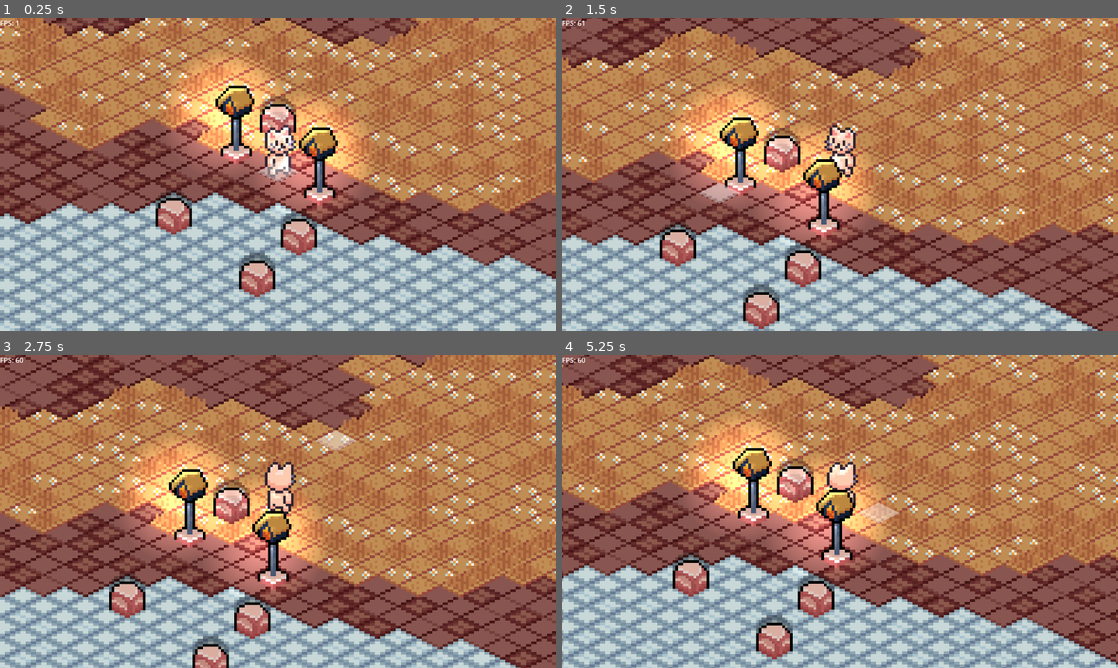
Above: before the commit, frames 1-4 (two rows, left to right).
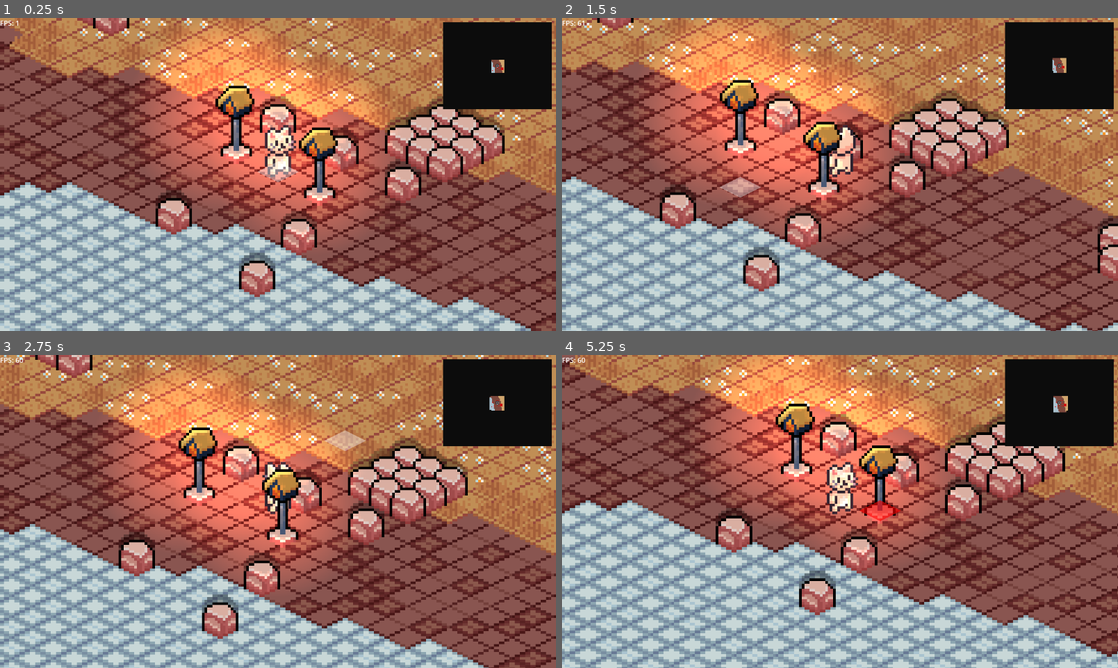
Above: after the commit, the same moments.

Repository: tovuanhai/isocore_recreate
Game: Godot game, scene res://Scenes/World.tscn
Two runs of this game, one before a commit and one after it. Both use one fixed random seed, a clock stepped at 60 frames per second and the inputs below.
Inputs (mouse positions are in pixels of both pictures, inside the frame that each line leads up to):
- Up to frame 1 (0.25 s): no input
- Up to frame 2 (1.5 s): move the mouse to (962, 158) at 0.52 s; click (962, 158) at 0.67 s; move the mouse to (728, 190) at 1.27 s; click (728, 190) at 1.42 s
- Up to frame 3 (2.75 s): move the mouse to (333, 442) at 2.02 s; click (333, 442) at 2.17 s
- Up to frame 4 (5.25 s): move the mouse to (812, 574) at 2.77 s; click (812, 574) at 2.92 s; move the mouse to (1006, 558) at 3.52 s; click (1006, 558) at 3.67 s; move the mouse to (673, 464) at 4.27 s; click (673, 464) at 4.42 s; move the mouse to (867, 511) at 5.02 s; click (867, 511) at 5.17 s

The runs differ from the first frame. In frame 1, 44% of the frame differs, in the area x 0-100%, y 0-100%; in frame 2, 77%; in frame 3, 79%; in frame 4, 78%.

Commit message:
Rock Generate

Diff:
--- a/Scenes/LightBulb.tscn
+++ b/Scenes/LightBulb.tscn
@@ -36,5 +36,6 @@
 
 [node name="PointLight2D" type="PointLight2D" parent="."]
 position = Vector2(-4, -14)
+color = Color(0.999997, 0.554601, 0.343276, 1)
 texture = ExtResource("2_4nws8")
-texture_scale = 0.1
+texture_scale = 0.15
--- a/Scenes/Player.tscn
+++ b/Scenes/Player.tscn
@@ -184,6 +184,7 @@
 }
 
 [node name="Player" type="CharacterBody2D"]
+visibility_layer = 2
 z_index = 2
 motion_mode = 1
 script = ExtResource("1_kyqiw")
@@ -232,4 +233,6 @@
 script = ExtResource("7_bhhdu")
 
 [node name="Camera2D" type="Camera2D" parent="."]
+light_mask = 0
+visibility_layer = 3
 zoom = Vector2(6, 6)
--- /dev/null
+++ b/Scenes/UI.tscn
@@ -0,0 +1,52 @@
+[gd_scene load_steps=5 format=3 uid="uid://dm2gsuvv6qynt"]
+
+[ext_resource type="Script" uid="uid://btobmcagan3m3" path="res://Scripts/canvas_layer.gd" id="1_nxvpl"]
+[ext_resource type="Texture2D" uid="uid://j7bga73sx0qt" path="res://Assets/UI/Micro Icon Pack/Sprite Sheet (10x10).png" id="2_dewlx"]
+[ext_resource type="Script" uid="uid://b5p60wrlkrqb3" path="res://Scripts/minimap.gd" id="2_hfhsn"]
+
+[sub_resource type="AtlasTexture" id="AtlasTexture_dewlx"]
+atlas = ExtResource("2_dewlx")
+region = Rect2(0, 60, 12, 12)
+
+[node name="CanvasLayer" type="CanvasLayer"]
+
+[node name="FPSCounter" type="Label" parent="."]
+offset_right = 40.0
+offset_bottom = 23.0
+script = ExtResource("1_nxvpl")
+
+[node name="MarginContainer" type="MarginContainer" parent="."]
+clip_contents = true
+custom_minimum_size = Vector2(250, 200)
+anchors_preset = 1
+anchor_left = 1.0
+anchor_right = 1.0
+offset_left = -270.0
+offset_bottom = 220.0
+grow_horizontal = 0
+theme_override_constants/margin_left = 10
+theme_override_constants/margin_top = 10
+theme_override_constants/margin_right = 10
+theme_override_constants/margin_bottom = 10
+
+[node name="Minimap" type="ColorRect" parent="MarginContainer"]
+clip_contents = true
+custom_minimum_size = Vector2(250, 200)
+layout_mode = 2
+color = Color(0.101961, 0.101961, 0.101961, 0.501961)
+script = ExtResource("2_hfhsn")
+
+[node name="PlayerIcon" type="TextureRect" parent="MarginContainer/Minimap"]
+layout_mode = 1
+anchors_preset = 8
+anchor_left = 0.5
+anchor_top = 0.5
+anchor_right = 0.5
+anchor_bottom = 0.5
+offset_left = -6.0
+offset_top = -6.0
+offset_right = 6.0
+offset_bottom = 6.0
+grow_horizontal = 2
+grow_vertical = 2
+texture = SubResource("AtlasTexture_dewlx")
--- a/Scenes/World.tscn
+++ b/Scenes/World.tscn
@@ -3,7 +3,7 @@
 [ext_resource type="TileSet" uid="uid://0u8hh8mx7hqj" path="res://Scenes/World.tres" id="1_5cjrv"]
 [ext_resource type="Script" uid="uid://dhqx1aw1r1gr5" path="res://Scripts/tile_map.gd" id="1_p70al"]
 [ext_resource type="PackedScene" uid="uid://dw82ffshcw0we" path="res://Scenes/Player.tscn" id="3_5nsto"]
-[ext_resource type="Script" uid="uid://btobmcagan3m3" path="res://Scripts/canvas_layer.gd" id="5_p70al"]
+[ext_resource type="PackedScene" uid="uid://dm2gsuvv6qynt" path="res://Scenes/UI.tscn" id="4_gjpho"]
 
 [node name="Root" type="Node2D"]
 y_sort_enabled = true
@@ -25,9 +25,4 @@
 [node name="Player" parent="." instance=ExtResource("3_5nsto")]
 position = Vector2(-16, -7)
 
-[node name="CanvasLayer" type="CanvasLayer" parent="."]
-
-[node name="FPSCounter" type="Label" parent="CanvasLayer"]
-offset_right = 40.0
-offset_bottom = 23.0
-script = ExtResource("5_p70al")
+[node name="CanvasLayer" parent="." instance=ExtResource("4_gjpho")]
--- /dev/null
+++ b/Scripts/minimap.gd
@@ -0,0 +1,82 @@
+extends ColorRect
+
+@onready var tile_map: Node2D = $"/root/Root/TileMap"
+@onready var player: CharacterBody2D = $"/root/Root/Player"
+
+@export var map_scale: float = 2.0 # Giữ nguyên scale mượt hôm trước ông chỉnh
+
+# ==========================================================
+# 🌫️ HỆ THỐNG SƯƠNG MÙ BẢN ĐỒ (FOG OF WAR)
+# ==========================================================
+var discovered_cells: Dictionary = {} # Nơi lưu những ô gạch Player đã mở khóa
+@export var vision_radius: int = 7    # Bán kính soi sáng của Player (ví dụ: tầm nhìn đuốc là 7 ô)
+
+var tile_colors = {
+	"grass": Color("#d1a66e"),  # Màu cỏ úa
+	"sand":  Color("#a9c1ce"),  # Màu cát xám
+	"dirt":  Color("#7b473c"),  # Màu đất nâu đỏ
+	"stone": Color("#cc1111"),  # Màu đỏ vật cản
+	"unknown": Color(0, 0, 0, 0)
+}
+
+func _ready() -> void:
+	# Ép nền ColorRect thành màu đen đặc bí ẩn của Core Keeper
+	color = Color("#0c0c0c")
+	queue_redraw()
+
+func _process(_delta: float) -> void:
+	if not player or not tile_map: return
+
+	# 1. THUẬT TOÁN MỞ KHÓA SƯƠNG MÙ
+	var player_cell = tile_map.layer0.local_to_map(tile_map.layer0.to_local(player.global_position))
+
+	# Quét một vùng hình vuông (hoặc tròn) xung quanh chân con mèo để kích hoạt "đã khám phá"
+	for x in range(-vision_radius, vision_radius + 1):
+		for y in range(-vision_radius, vision_radius + 1):
+			var target_cell = player_cell + Vector2i(x, y)
+
+			# Nếu ô này chưa có trong danh sách đã đi qua -> Ghi nhớ lại ngay!
+			if not discovered_cells.has(target_cell):
+				discovered_cells[target_cell] = true
+
+	# 2. CẬP NHẬT VẼ LẠI UI LÊN MÀN HÌNH
+	queue_redraw()
+
+func _draw() -> void:
+	if not player or not tile_map: return
+
+	var player_cell = tile_map.layer0.local_to_map(tile_map.layer0.to_local(player.global_position))
+	var center_offset = size / 2.0
+
+	# Tính toán số ô gạch nằm vừa khít trong khung UI của ông
+	var max_cells_x = int((size.x / map_scale) / 2) + 1
+	var max_cells_y = int((size.y / map_scale) / 2) + 1
+
+	for x in range(-max_cells_x, max_cells_x):
+		for y in range(-max_cells_y, max_cells_y):
+			var current_cell = player_cell + Vector2i(x, y)
+
+			# KHÓA CHÍ CHÚ: Chỉ vẽ ô gạch lên Minimap nếu ô đó NẰM TRONG vùng đã khám phá!
+			if discovered_cells.has(current_cell):
+				var color_to_draw = get_tile_color_at(current_cell)
+				if color_to_draw.a == 0: continue
+
+				var pixel_pos = center_offset + Vector2(x, y) * map_scale
+				draw_rect(Rect2(pixel_pos, Vector2(map_scale, map_scale)), color_to_draw)
+			# Nếu chưa đi qua -> Bỏ trống hoàn toàn để lộ ra cái nền đen đặc của ColorRect
+
+func get_tile_color_at(cell: Vector2i) -> Color:
+	if tile_map.layer1.get_cell_source_id(cell) != -1:
+		return tile_colors["stone"]
+
+	var source_id = tile_map.layer0.get_cell_source_id(cell)
+	if source_id == -1:
+		return tile_colors["unknown"]
+
+	var atlas_coords = tile_map.layer0.get_cell_atlas_coords(cell)
+
+	for biome_name in tile_map.biomes.keys():
+		if atlas_coords in tile_map.biomes[biome_name]:
+			return tile_colors[biome_name]
+
+	return tile_colors["unknown"]
--- /dev/null
+++ b/Scripts/minimap_camera.gd
@@ -0,0 +1,19 @@
+extends Camera2D
+
+@onready var player: CharacterBody2D = $"/root/Root/Player"
+
+func _ready() -> void:
+	var viewport = get_parent() as SubViewport
+	await get_tree().process_frame # Chờ một frame để map load xong
+
+	if viewport:
+		# 1. Ép Camera phụ dùng chung bản đồ với game chính
+		viewport.world_2d = get_tree().root.get_viewport().world_2d
+
+		# 2. THẦN CHÚ ĐÂY RỒI: Bảo cái Viewport này CẤM HIỂN THỊ những gì thuộc Layer 2!
+		# Số 1 có nghĩa là nó CHỈ vẽ những node thuộc Visibility Layer 1 (Đất, đá) và bỏ qua Layer 2 (Mèo)
+		RenderingServer.viewport_set_canvas_cull_mask(viewport.get_viewport_rid(), 1)
+
+func _process(_delta: float) -> void:
+	if player:
+		global_position = player.global_position
--- a/Scripts/tile_map.gd
+++ b/Scripts/tile_map.gd
@@ -8,7 +8,7 @@
 @export var render_distance: int = 2
 
 # ==========================================================
-# 🌍 BỘ TỪ ĐIỂN BIOME (GIỮ NGUYÊN VARIATION CỦA ÔNG)
+# 🌍 BỘ TỪ ĐIỂN ĐẤT NỀN (LAYER 0)
 # ==========================================================
 var biomes = {
 	"grass": [Vector2i(2, 3), Vector2i(2, 0), Vector2i(3, 0)],
@@ -16,8 +16,23 @@
 	"dirt":  [Vector2i(5, 0), Vector2i(5, 3), Vector2i(9, 0)]
 }
 
+# ==========================================================
+# 🪨 CẤU HÌNH ĐỘ DÀY CỦA MỎ ĐÁ THEO CỤM
+# Ngưỡng càng thấp -> Cụm đá xuất hiện càng nhiều và càng to rộng.
+# Mặc định tớ để 0.42 cho bãi cỏ để ông đi vài bước là va phải mỏ đá ngay!
+# ==========================================================
+var rock_cluster_thresholds = {
+	"grass": 0.42,  # Ngưỡng mọc cụm trên cỏ (0.42 = Cụm vừa phải, dễ gặp)
+	"dirt":  0.38,  # Ngưỡng mọc cụm trên đất (0.38 = Thấp hơn cỏ -> mỏ đá to và dày hơn)
+	"sand":  0.55   # Ngưỡng mọc cụm trên cát (0.55 = Rất cao -> hiếm khi có cụm đá)
+}
+
+var auto_rock_source_id: int = -1
+var auto_rock_alternative_id: int = -1
+
 var hover_effect: Polygon2D
 var biome_noise: FastNoiseLite
+var rock_noise: FastNoiseLite # 🌫️ LỚP NHIỄU CHUYÊN BIỆT TẠO CỤM ĐÁ
 
 var loaded_chunks: Dictionary = {}
 var chunk_data: Dictionary = {}
@@ -32,11 +47,17 @@
 	layer0.y_sort_origin = 4
 	layer1.y_sort_origin = 4
 
+	# 1. Cấu hình lớp nhiễu cho Quần xã (Biomes)
 	biome_noise = FastNoiseLite.new()
 	biome_noise.seed = randi()
-	# Mẹo: Giảm frequency xuống một chút (0.01) để các mảng Biome rộng lớn và rõ ràng hơn
-	biome_noise.frequency = 0.025
-
+	biome_noise.frequency = 0.01
+
+	# 2. Cấu hình lớp nhiễu cho Đá Cụm (Rock Clusters)
+	rock_noise = FastNoiseLite.new()
+	rock_noise.seed = randi() + 1234 # Khác seed với biome để bãi đá mọc ngẫu nhiên tự do
+	rock_noise.frequency = 0.08      # Tần số cao giúp tạo ra các mạch mỏ đá nhỏ gom lại một vùng độc lập
+
+	auto_detect_rock_ids()
 	backup_editor_objects()
 
 	layer0.clear()
@@ -45,16 +66,27 @@
 
 	if player:
 		handle_world_generation()
+
+func auto_detect_rock_ids() -> void:
+	var tileset = layer1.tile_set
+	if not tileset: return
+	for i in tileset.get_source_count():
+		var source_id = tileset.get_source_id(i)
+		var source = tileset.get_source(source_id)
+		if source is TileSetScenesCollectionSource:
+			if source.get_scene_tiles_count() > 0:
+				auto_rock_source_id = source_id
+				auto_rock_alternative_id = source.get_scene_tile_id(0)
+				print("✅ [HỆ THỐNG]: Máy cụm đã khóa mục tiêu Đá! ID: ", auto_rock_source_id)
+				return
 
 func backup_editor_objects() -> void:
 	for cell in layer1.get_used_cells():
 		var cx = floor(float(cell.x) / chunk_size)
 		var cy = floor(float(cell.y) / chunk_size)
 		var chunk_pos = Vector2i(cx, cy)
-
 		if not chunk_data.has(chunk_pos):
 			chunk_data[chunk_pos] = {}
-
 		chunk_data[chunk_pos][cell] = {
 			"id": layer1.get_cell_source_id(cell),
 			"coords": layer1.get_cell_atlas_coords(cell),
@@ -65,18 +97,13 @@
 	handle_world_generation()
 	handle_hover_effect()
 
-# ==========================================================
-# BỘ MÁY OPEN WORLD CHUNK SYSTEM (ASYNC)
-# ==========================================================
 func handle_world_generation() -> void:
 	if not player or is_generating: return
-
 	var player_cell = layer0.local_to_map(layer0.to_local(player.global_position))
 	var player_chunk = Vector2i(
 		floor(float(player_cell.x) / chunk_size),
 		floor(float(player_cell.y) / chunk_size)
 	)
-
 	if player_chunk != current_chunk:
 		current_chunk = player_chunk
 		update_chunks_async(current_chunk)
@@ -84,40 +111,31 @@
 func update_chunks_async(center: Vector2i) -> void:
 	is_generating = true
 	var chunks_needed: Dictionary = {}
-
 	for x in range(-render_distance, render_distance + 1):
 		for y in range(-render_distance, render_distance + 1):
 			chunks_needed[center + Vector2i(x, y)] = true
-
 	var chunks_to_remove: Array = []
 	for loaded_pos in loaded_chunks.keys():
 		if not chunks_needed.has(loaded_pos):
 			unload_chunk(loaded_pos)
 			chunks_to_remove.append(loaded_pos)
 			await get_tree().process_frame
-
-	for pos in chunks_to_remove:
-		loaded_chunks.erase(pos)
-
+	for pos in chunks_to_remove: loaded_chunks.erase(pos)
 	for chunk_pos in chunks_needed.keys():
 		if not loaded_chunks.has(chunk_pos):
 			generate_chunk(chunk_pos)
 			await get_tree().process_frame
-
 	MovementUtils.update_grid(layer0, layer1)
 	is_generating = false
 
 # ==========================================================
-# 🧠 THUẬT TOÁN SINH BIOME CHUYỂN TIẾP TUYẾN TÍNH
+# 🧠 THUẬT TOÁN TẠO CỤM ĐÁ MẢNH (CLUSTER GENERATION)
 # ==========================================================
 func generate_chunk(chunk_pos: Vector2i) -> void:
 	loaded_chunks[chunk_pos] = true
-
 	var start_x = chunk_pos.x * chunk_size
 	var start_y = chunk_pos.y * chunk_size
-
-	var has_saved_data = chunk_data.has(chunk_pos)
-	var saved_layer1 = chunk_data.get(chunk_pos, {})
+	var chunk_cells_saved = chunk_data.get(chunk_pos, {})
 
 	for x in range(chunk_size):
 		for y in range(chunk_size):
@@ -125,88 +143,75 @@
 			var global_y = start_y + y
 			var cell = Vector2i(global_x, global_y)
 
-			# 1. PHÂN LỚP TUYẾN TÍNH: Ép nối chuỗi Cát -> Đất -> Cỏ
+			# 1. SINH BIOME NỀN
 			var b_val = biome_noise.get_noise_2d(global_x, global_y)
 			var biome_name = "grass"
-
-			if b_val < -0.15:
-				biome_name = "sand"  # Vùng thấp nhất (ví dụ bãi biển/vực cát)
-			elif b_val < 0.15:
-				biome_name = "dirt"  # Vùng trung gian (Đất luôn kẹp giữa Cát và Cỏ)
-			else:
-				biome_name = "grass" # Vùng cao/sâu trong đất liền (Cỏ xanh)
-
-			# 2. CHỌN VARIANT (Giữ nguyên thuật toán chống kẻ sọc dọc của ông)
+			if b_val < -0.15: biome_name = "sand"
+			elif b_val < 0.15: biome_name = "dirt"
+			else: biome_name = "grass"
+
 			var tile_options = biomes[biome_name]
 			var dot_product = (global_x * 12.9898) + (global_y * 78.233) + biome_noise.seed
 			var pseudo_rand = abs(sin(dot_product) * 43758.5453)
 			var fraction = pseudo_rand - floor(pseudo_rand)
 
-			var random_index = int(fraction * tile_options.size())
-			var chosen_tile_coords = tile_options[random_index]
-
-			var ground_source_id = 0
-			layer0.set_cell(cell, ground_source_id, chosen_tile_coords)
-
-			if has_saved_data and saved_layer1.has(cell):
-				var data = saved_layer1[cell]
-				layer1.set_cell(cell, data["id"], data["coords"], data.get("alt", 0))
+			layer0.set_cell(cell, 0, tile_options[int(fraction * tile_options.size())])
+
+			# 2. BỘ LỌC ĐÁ THEO MẠCH CỤM
+			if chunk_cells_saved.has(cell):
+				var data = chunk_cells_saved[cell]
+				if data["id"] != -1:
+					layer1.set_cell(cell, data["id"], data["coords"], data["alt"])
+			else:
+				if auto_rock_source_id != -1:
+					# Lấy giá trị nhiễu cụm tại ô gạch này (-1.0 đến 1.0)
+					var r_noise_val = rock_noise.get_noise_2d(global_x, global_y)
+					var threshold = rock_cluster_thresholds.get(biome_name, 0.5)
+
+					# Nếu vượt ngưỡng -> Ô này nằm trong "Mạch khoáng"
+					if r_noise_val > threshold:
+						# Thêm một bước băm nhiễu rìa (Edge Noise) để mỏ đá có ô trống xen kẽ tự nhiên
+						var edge_dot = (global_x * 45.13) + (global_y * 91.27) + rock_noise.seed
+						var edge_rand = abs(sin(edge_dot) * 43758.5453) - floor(abs(sin(edge_dot) * 43758.5453))
+
+						# Tỷ lệ giữ lại đá trong cụm là 85%, tạo ra vài khoảng hở nhỏ đi lại giữa mỏ đá
+						if edge_rand < 0.85:
+							layer1.set_cell(cell, auto_rock_source_id, Vector2i(0, 0), auto_rock_alternative_id)
 
 func unload_chunk(chunk_pos: Vector2i) -> void:
 	var start_x = chunk_pos.x * chunk_size
 	var start_y = chunk_pos.y * chunk_size
-
-	var current_layer1_data = {}
-
+	var current_layer1_data = chunk_data.get(chunk_pos, {})
 	for x in range(chunk_size):
 		for y in range(chunk_size):
 			var global_x = start_x + x
 			var global_y = start_y + y
 			var cell = Vector2i(global_x, global_y)
-
-			var source_id = layer1.get_cell_source_id(cell)
-			if source_id != -1:
-				current_layer1_data[cell] = {
-					"id": source_id,
-					"coords": layer1.get_cell_atlas_coords(cell),
-					"alt": layer1.get_cell_alternative_tile(cell)
-				}
-
+			current_layer1_data[cell] = {
+				"id": layer1.get_cell_source_id(cell),
+				"coords": layer1.get_cell_atlas_coords(cell),
+				"alt": layer1.get_cell_alternative_tile(cell)
+			}
 			layer0.set_cell(cell, -1)
 			layer1.set_cell(cell, -1)
-
-	if current_layer1_data.size() > 0:
-		chunk_data[chunk_pos] = current_layer1_data
-	elif chunk_data.has(chunk_pos):
-		chunk_data.erase(chunk_pos)
-
-# ==========================================================
-# HỆ THỐNG HOVER
+	chunk_data[chunk_pos] = current_layer1_data
+
+# ==========================================================
+# HỆ THỐNG HOVER CHUỘT
 # ==========================================================
 func setup_hover_polygon() -> void:
 	hover_effect = Polygon2D.new()
-	hover_effect.polygon = PackedVector2Array([
-		Vector2(0, -4), Vector2(8, 0), Vector2(0, 4), Vector2(-8, 0)
-	])
+	hover_effect.polygon = PackedVector2Array([Vector2(0, -4), Vector2(8, 0), Vector2(0, 4), Vector2(-8, 0)])
 	hover_effect.color = Color(1, 1, 1, 0.4)
-	hover_effect.y_sort_enabled = false
 	hover_effect.top_level = true
 	hover_effect.z_index = 100
-	hover_effect.visible = true
 	add_child(hover_effect)
 
 func get_hovered_tile() -> Vector2i:
-	var mouse_pos = get_local_mouse_position()
-	return layer0.local_to_map(mouse_pos)
+	return layer0.local_to_map(get_local_mouse_position())
 
 func handle_hover_effect() -> void:
 	var tile_pos = get_hovered_tile()
-	var local_pos = layer0.map_to_local(tile_pos)
-
-	hover_effect.global_position = layer0.to_global(local_pos)
-	hover_effect.visible = true
-
-	if layer1.get_cell_source_id(tile_pos) != -1:
-		hover_effect.color = Color(1, 0, 0, 0.6)
-	else:
-		hover_effect.color = Color(1, 1, 1, 0.4)
+	hover_effect.global_position = layer0.to_global(layer0.map_to_local(tile_pos))
+	if layer1.get_cell_source_id(tile_pos) != -1: hover_effect.color = Color(1, 0, 0, 0.6)
+	else: hover_effect.color = Color(1, 1, 1, 0.4)
--- a/project.godot
+++ b/project.godot
@@ -23,7 +23,7 @@
 
 window/size/viewport_width=320
 window/size/viewport_height=180
-window/size/mode=2
+window/size/mode=3
 window/size/window_width_override=1280
 window/size/window_height_override=720
 
Not shown, added: Scripts/minimap.gd.uid
Not shown, added: Scripts/minimap_camera.gd.uid
